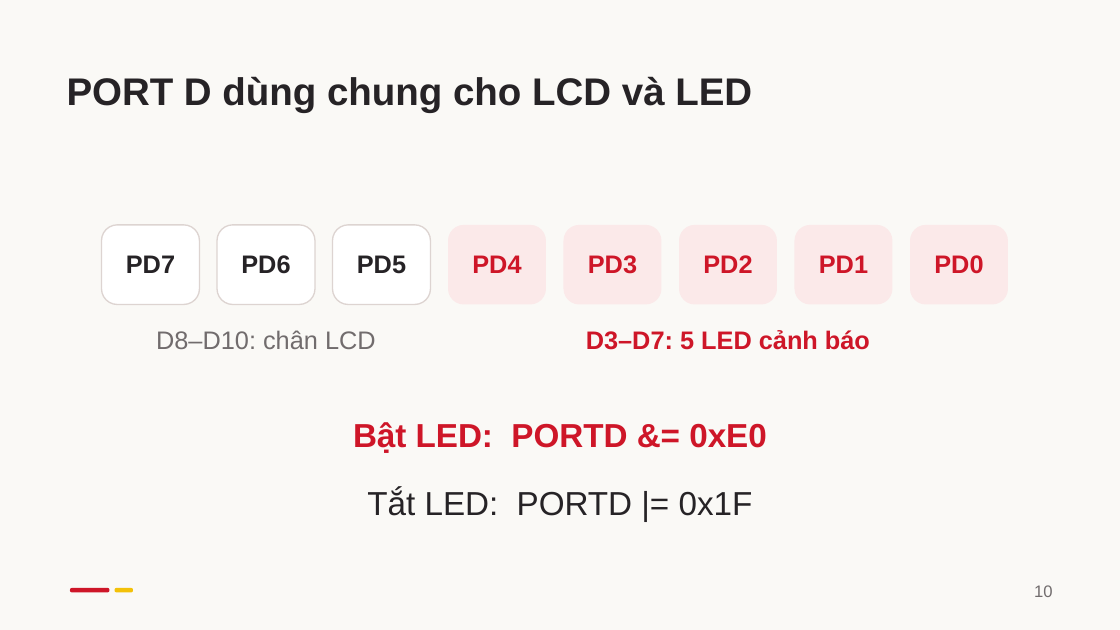
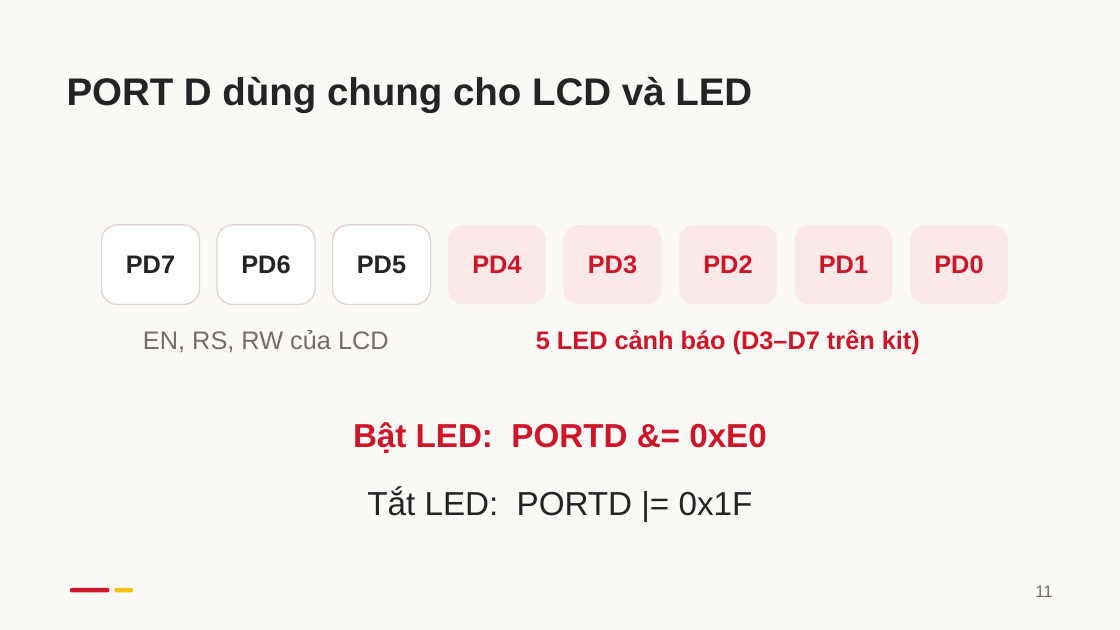
Before and after one commit to kudohieu1209/ET1-DA2, a slide deck: slide 11 of docs/report/slides/DA2_Bao_cao_HUST.pptx (slide 10 before the commit). Drawn at 1120x630 pixels with LibreOffice and Linux fonts; fonts in the diff are those of the drawing. Boxes give left, top, right and bottom in pixels: in the first picture for what was removed or moved away, otherwise in the second. Text is boxed around its words. In the diff, an @@ line names an element or a change of style, - is before the commit and + after.

```diff
--- a/docs/report/slides/DA2_Bao_cao_HUST.pptx
+++ b/docs/report/slides/DA2_Bao_cao_HUST.pptx
@@ text at (143, 330, 389, 352): text changed @@
-D8–D10: chân LCD
+EN, RS, RW của LCD
@@ text at (536, 330, 920, 354): text changed @@
-D3–D7: 5 LED cảnh báo
+5 LED cảnh báo (D3–D7 trên kit)
@@ text at (1035, 585, 1052, 597): text changed @@
-10
+11
```
Also in this commit, not shown: 16 other slides changed, 2 slides added, 11 other files.
